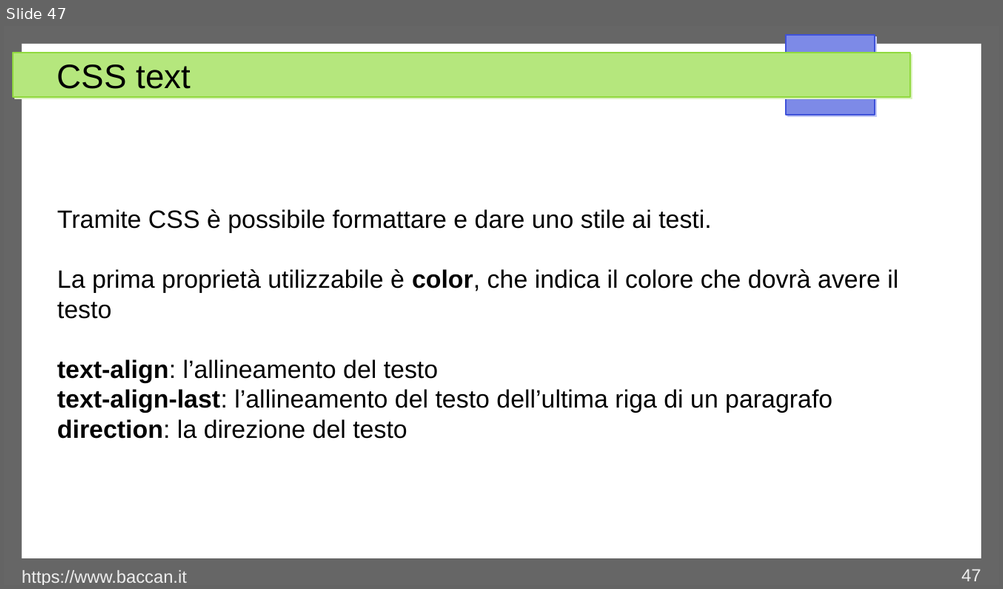
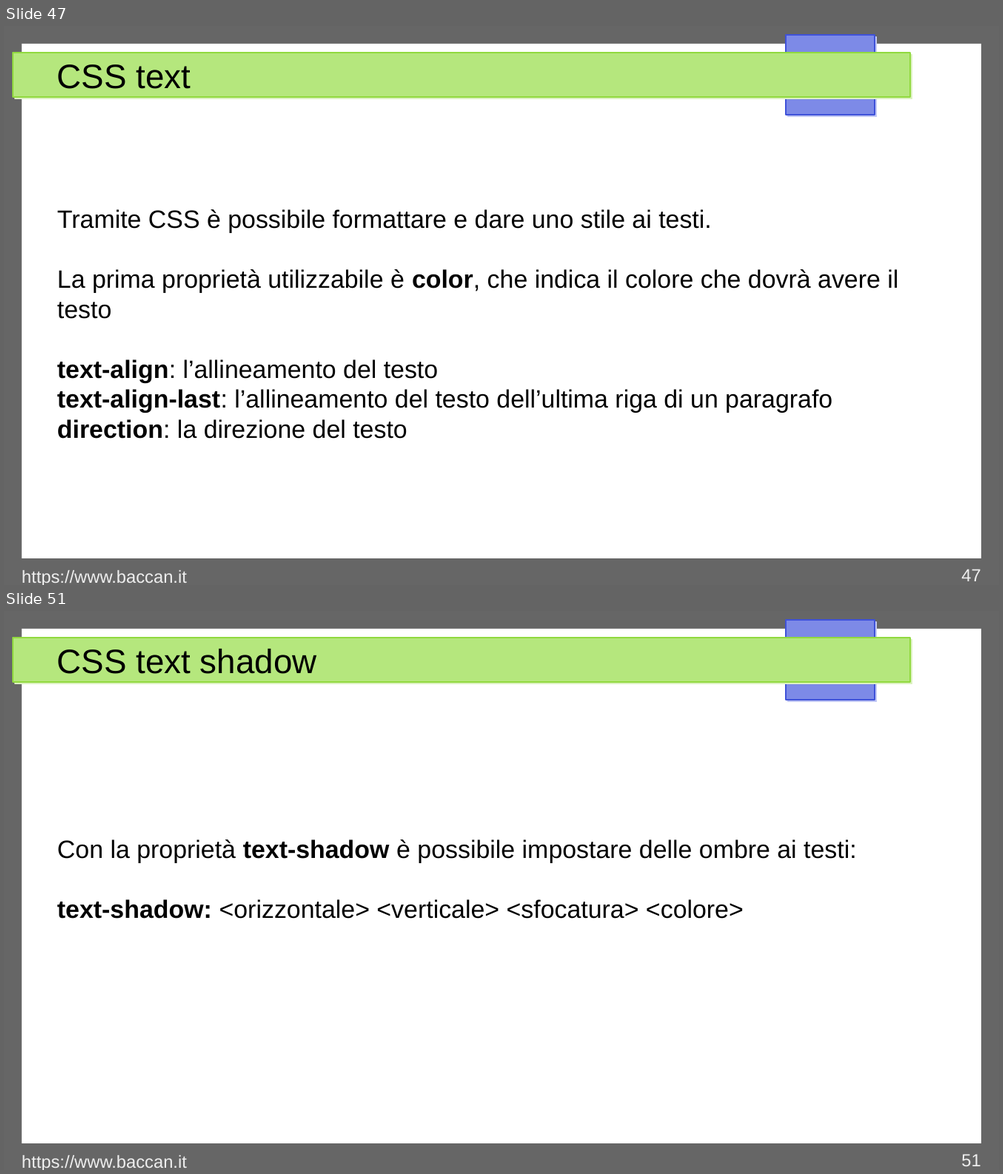
Before and after one commit to matteobaccan/CorsoCSS, a slide deck: Chapter_css.odp. Shown one above the other, each under a label of ours: slide 47 before the commit, slides 47 and 51 after it; the slides between them are not shown. The pictures are 1003x589 and 1003x1174 pixels, drawn with LibreOffice and Linux fonts; fonts in the diff are those of the drawing. Boxes give left, top, right and bottom in pixels: in the first picture for what was removed or moved away, otherwise in the second. Text is boxed around its words. In the diff, an @@ line names an element or a change of style, - is before the commit and + after.

```diff
--- a/Chapter_css.odp
+++ b/Chapter_css.odp
@@ slide 51 added at <box>4,611,999,1170</box>, background #FFFFFF; not listed: 4 template elements that a slide beside it also shows @@
@@ title added at <box>57,649,317,674</box>, 27 pt, text #000000 @@
+CSS text shadow
@@ text added at <box>57,840,856,919</box>, 20 pt, text #000000 @@
+Con la proprietà text-shadow è possibile impostare delle ombre ai testi:
+text-shadow: <orizzontale> <verticale> <sfocatura> <colore>
@@ text added at <box>22,1156,187,1170</box>, 14 pt, text #EEEEEE @@
+https://www.baccan.it
@@ page number added at <box>961,1154,980,1167</box>, 14 pt, text #EEEEEE @@
+51
```
Also in this commit, not shown: 1 slide changed, 9 other slides added, 6 other files.
